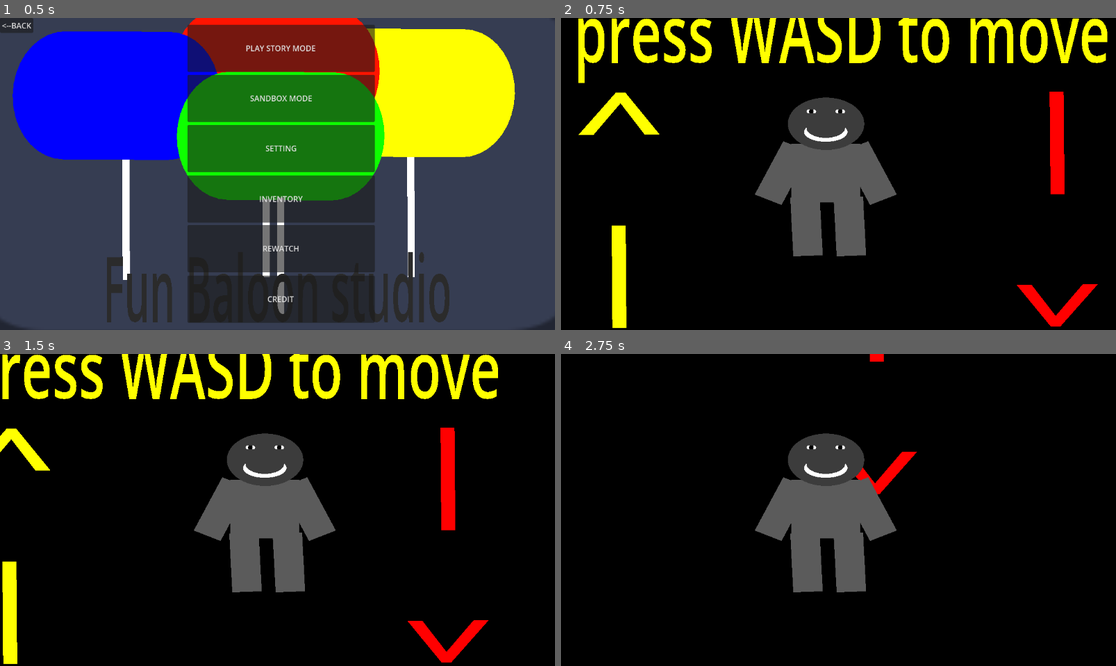
Above: before the commit, frames 1-4 (two rows, left to right).
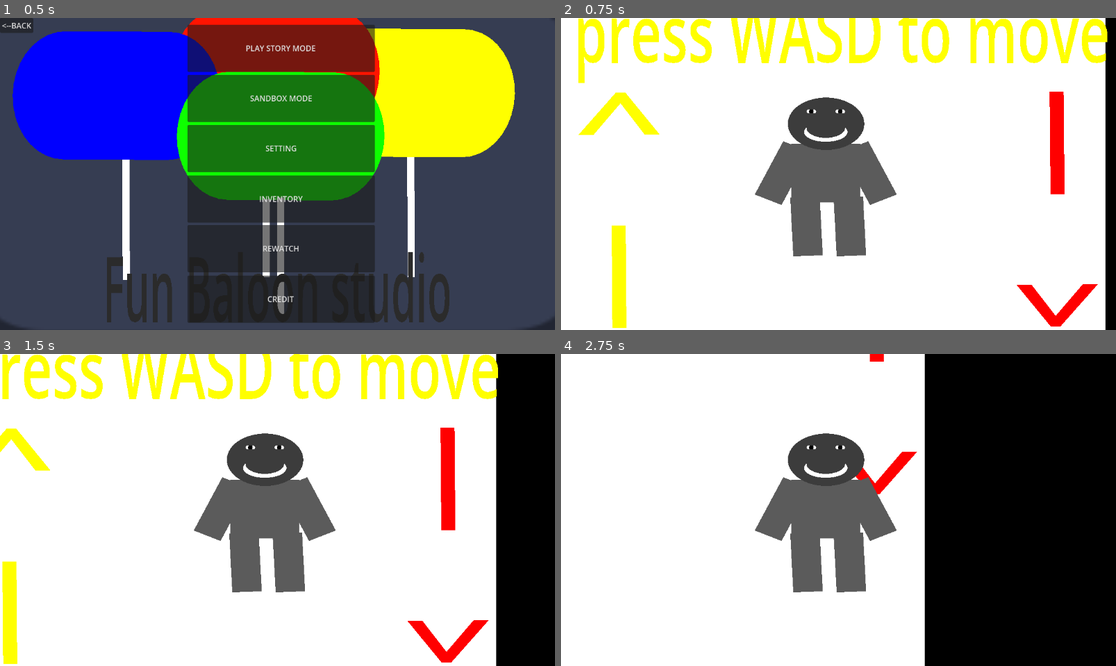
Above: after the commit, the same moments.

Repository: StudioXPEtudiant/25-26.M.S2.MiniGames
Game: Godot game, scene res://scenes/ui_setting.tscn
The game is run twice, just before and just after one commit, with the same random seed, the same clock (stepped at 60 frames per second) and the same inputs. The engine's default icon, where the game draws it, is replaced by a stand-in: a white triangle on a blue panel in a dark square.
Inputs:
- Up to frame 1 (0.5 s): no input
- Up to frame 2 (0.75 s): click "PLAY STORY MODE" at 0.5 s
- Up to frame 3 (1.5 s): tap Enter at 1.25 s; hold D (move_right) from 1.28 s (still down)
- Up to frame 4 (2.75 s): release D (move_right) at 2.03 s; hold S (move_down) from 2.03 s (still down)

Frame 1 is identical in both runs. In frame 2, 83% of the frame differs, in the area x 0-99%, y 0-100%; in frame 3, 75%; in frame 4, 58%.

Commit message:
regler le chemin qui a mystérieusement été déplacé à la mauvaise place...

Diff:
--- a/scenes/map_début_histoire.tscn
+++ b/scenes/map_début_histoire.tscn
@@ -62,7 +62,7 @@
 [node name="lumière" type="Node2D" parent="."]
 
 [node name="MeshInstance2D2" type="MeshInstance2D" parent="lumière"]
-position = Vector2(-70324, 495168)
+position = Vector2(571, 4300)
 rotation = 3.14159
 scale = Vector2(1145.81, -9336.95)
 mesh = SubResource("QuadMesh_hrjy7")
@@ -182,7 +182,6 @@
 mesh = SubResource("SphereMesh_ifm55")
 
 [node name="lazeryeuxteleport" type="MeshInstance2D" parent="."]
-visible = false
 position = Vector2(572.5, 9536)
 scale = Vector2(211, 106)
 mesh = SubResource("CapsuleMesh_fe08l")
